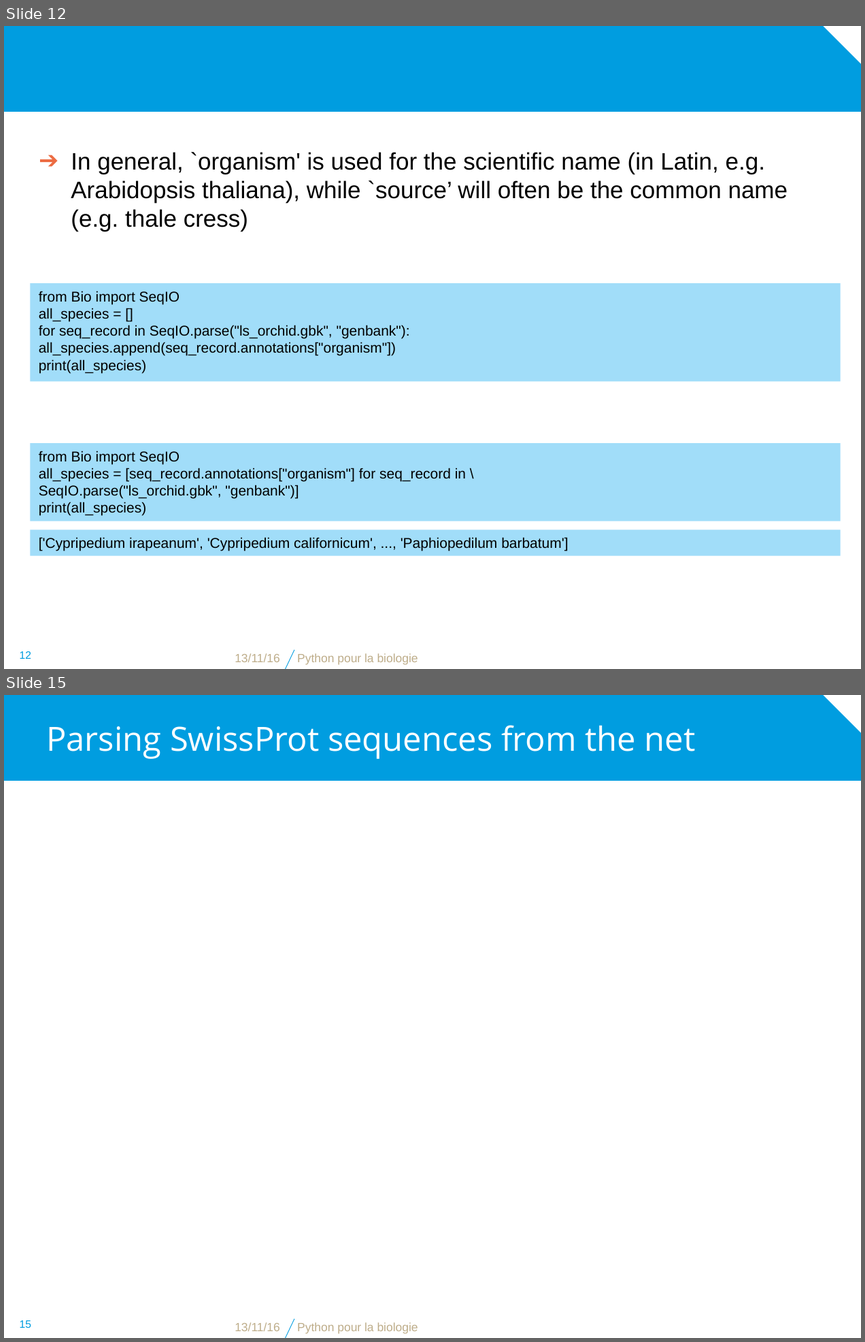
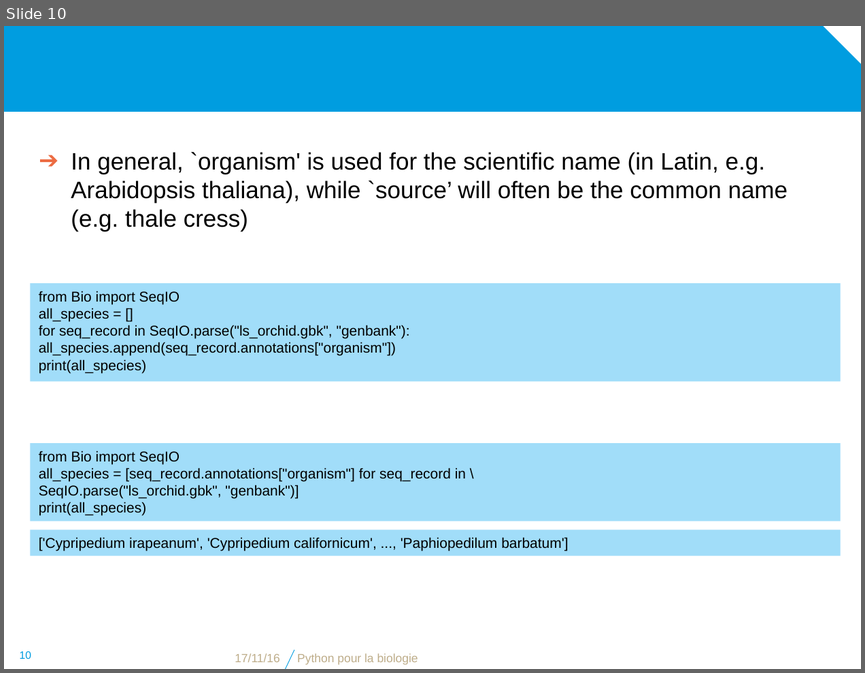
Before and after one commit to bdartigues/python_cnrs_formation, a slide deck: slides/python_biopython_Parsing_Object.pptx. Shown one above the other, each under a label of ours: slides 12 and 15 before the commit, slide 10 after it; the slides between them are not shown. The pictures are 865x1342 and 865x673 pixels, drawn with LibreOffice and Linux fonts; fonts in the diff are those of the drawing; background and template pictures are left out. Boxes give left, top, right and bottom in pixels: in the first picture for what was removed or moved away, otherwise in the second. Text is boxed around its words. In the diff, an @@ line names an element or a change of style, - is before the commit and + after.

```diff
--- a/slides/python_biopython_Parsing_Object.pptx
+++ b/slides/python_biopython_Parsing_Object.pptx
@@ slide 15 removed at bbox=[4, 695, 861, 1338], background #FFFFFF; not listed: 2 template elements that a slide beside it also shows @@
@@ title removed at bbox=[46, 725, 696, 759] @@
-Parsing SwissProt sequences from the net
@@ page number removed at bbox=[20, 1320, 32, 1327] @@
-15
@@ text removed at bbox=[235, 1322, 280, 1331] @@
-13/11/16
@@ text removed at bbox=[297, 1322, 418, 1334] @@
-Python pour la biologie
@@ what was slide 12 is now slide 10 @@
@@ slide 10 changed as well @@
@@ page number at bbox=[20, 651, 32, 658]: text changed @@
-12
+10
@@ text at bbox=[235, 653, 280, 662]: text changed @@
-13/11/16
+17/11/16
```
Also in this commit, not shown: 17 other slides changed, 12 other slides removed, 1 other file.
